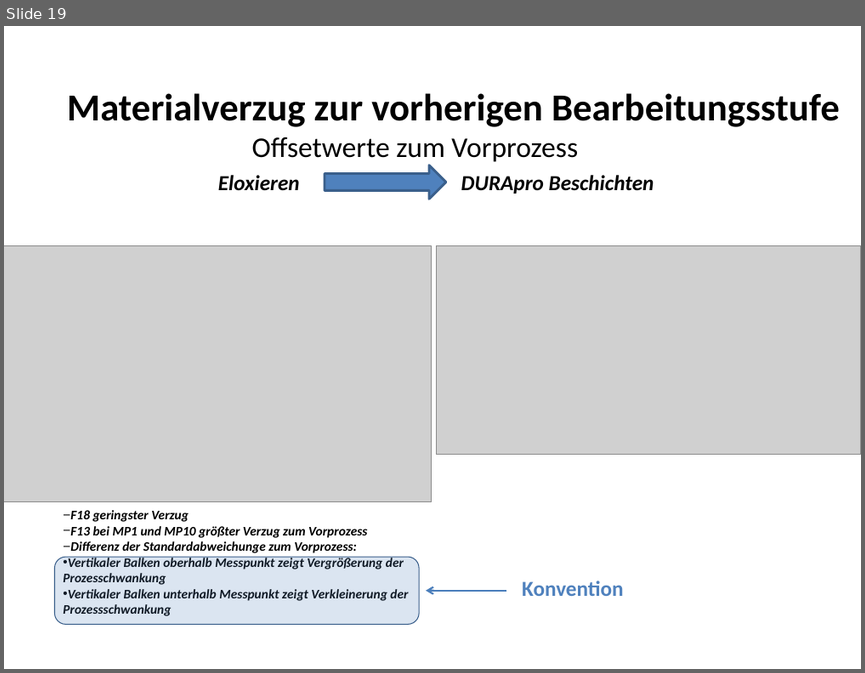
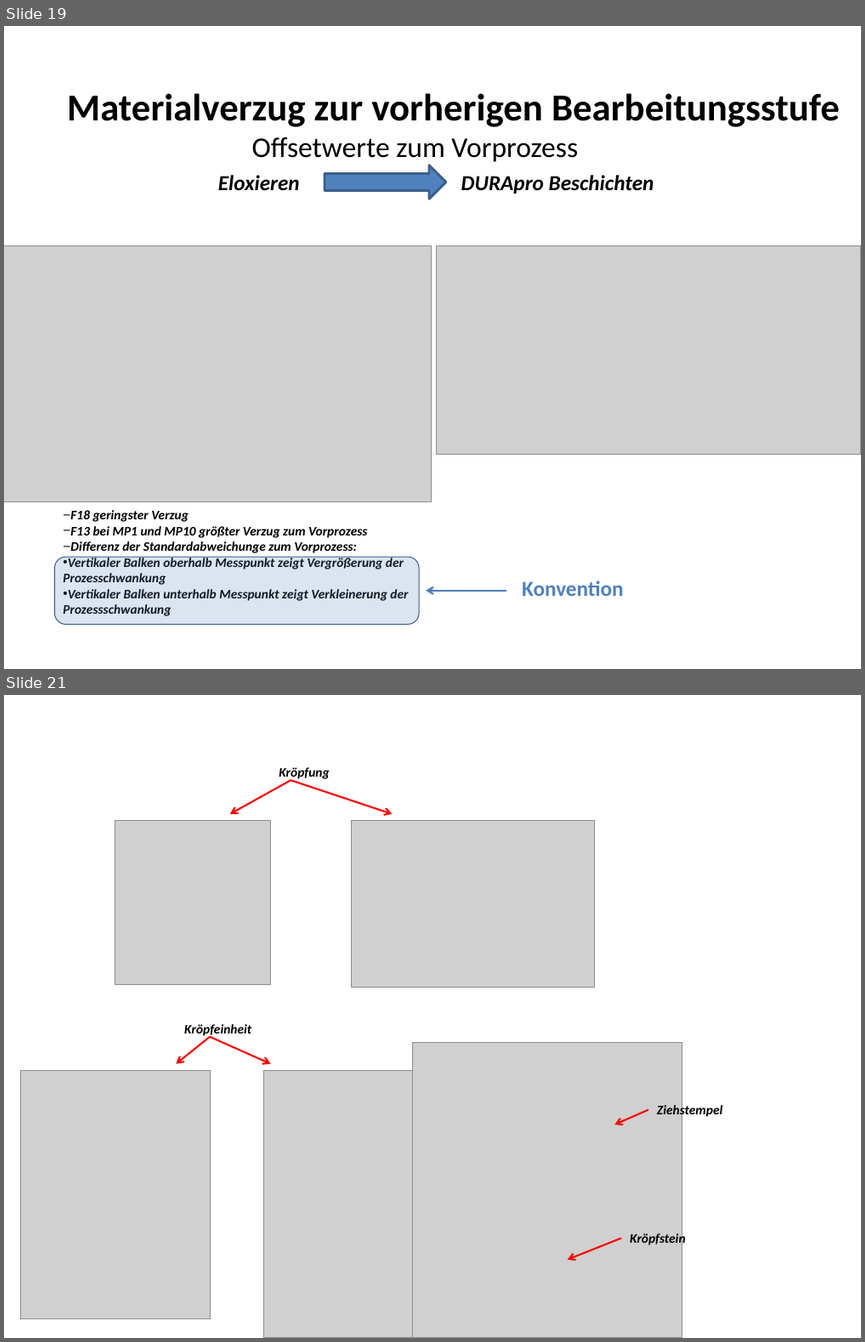
Before and after one commit to Benedikt2013/bacpraesent, a slide deck: PräsentationBachelorarbeitKaffanke.pptx. Shown one above the other, each under a label of ours: slide 19 before the commit, slides 19 and 21 after it; the slides between them are not shown. The pictures are 865x673 and 865x1342 pixels, drawn with LibreOffice and Linux fonts; fonts in the diff are those of the drawing; grey boxes stand for pictures. Boxes give left, top, right and bottom in pixels: in the first picture for what was removed or moved away, otherwise in the second. Text is boxed around its words. In the diff, an @@ line names an element or a change of style, - is before the commit and + after.

```diff
--- a/PräsentationBachelorarbeitKaffanke.pptx
+++ b/PräsentationBachelorarbeitKaffanke.pptx
@@ slide 21 added at <box>4,695,861,1338</box>, background #FFFFFF @@
@@ text added at <box>279,767,329,781</box>, 11 pt, text #000000, bold, italic @@
+Kröpfung
@@ arrow added from (291, 780) to (230, 814), #FF0000 1.5 pt @@
@@ arrow added from (291, 780) to (392, 814), #FF0000 1.5 pt @@
@@ picture added at <box>115,821,270,985</box> @@
@@ picture added at <box>352,821,595,987</box> @@
@@ text added at <box>184,1024,251,1038</box>, 11 pt, text #000000, bold, italic @@
+Kröpfeinheit
@@ arrow added from (210, 1037) to (177, 1063), #FF0000 1.5 pt @@
@@ arrow added from (210, 1037) to (270, 1063), #FF0000 1.5 pt @@
@@ picture added at <box>412,1042,681,1338</box> @@
@@ picture added at <box>21,1071,211,1319</box> @@
@@ picture added at <box>263,1071,423,1338</box> @@
@@ arrow added from (648, 1110) to (615, 1124), #FF0000 1.5 pt @@
@@ text added at <box>657,1103,722,1118</box>, 11 pt, text #000000, bold, italic @@
+Ziehstempel
@@ arrow added from (621, 1237) to (567, 1259), #FF0000 1.5 pt @@
@@ text added at <box>630,1231,685,1247</box>, 11 pt, text #000000, bold, italic @@
+Kröpfstein
```
Also in this commit, not shown: 1 slide changed, 2 other slides added.
